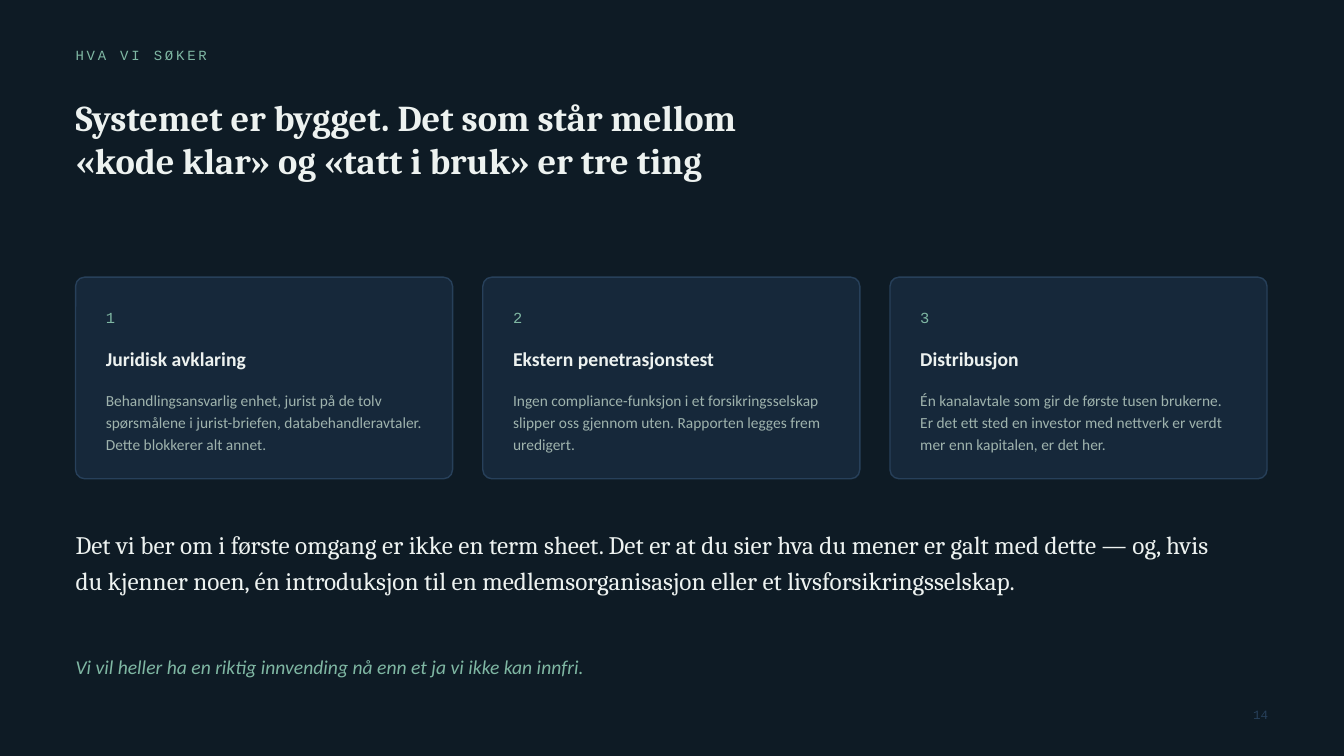
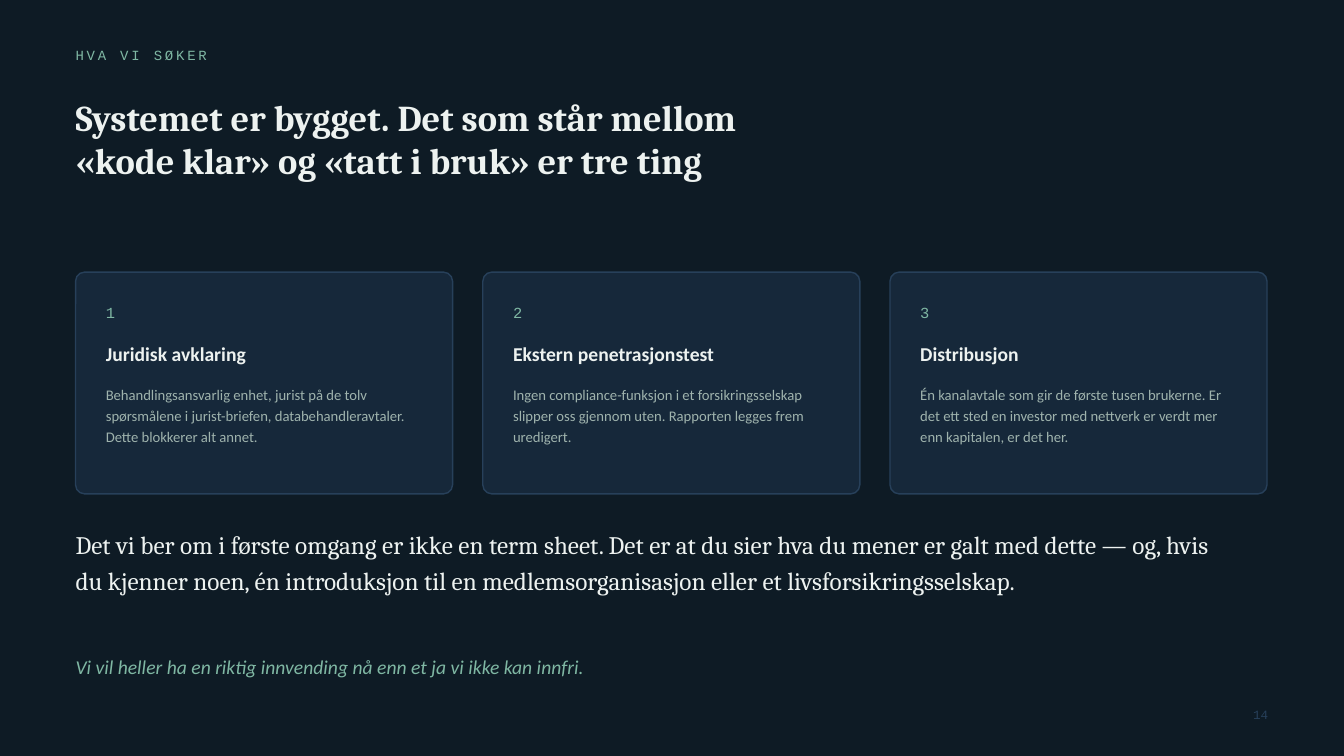
Before and after one commit to jonathanfoss-commits/Eik-sales-repo, a slide deck: slide 14 of livsarkivet/docs/investordekk.pptx. Drawn at 1344x756 pixels with LibreOffice and Linux fonts; fonts in the diff are those of the drawing. Boxes give left, top, right and bottom in pixels: in the first picture for what was removed or moved away, otherwise in the second. Text is boxed around its words. In the diff, an @@ line names an element or a change of style, - is before the commit and + after.

```diff
--- a/livsarkivet/docs/investordekk.pptx
+++ b/livsarkivet/docs/investordekk.pptx
@@ rounded rectangle: place and size @@
-rounded rectangle at [76,277,453,479]
+rounded rectangle at [76,272,453,494]
@@ rounded rectangle: place and size @@
-rounded rectangle at [483,277,860,479]
+rounded rectangle at [483,272,860,494]
@@ proportions changed in 3 elements at [76,272,453,494], [483,272,860,494], [890,272,1267,494] @@
@@ rounded rectangle: place and size @@
-rounded rectangle at [890,277,1267,479]
+rounded rectangle at [890,272,1267,494]
@@ 6 texts: place and size @@
-6 texts at [106,313,1018,370]
+6 texts at [106,308,1018,365]
@@ size 11 to 10.5 pt; line spacing 15.6pt to 14.9pt in 3 elements at [106,389,405,442], [513,390,803,445], [920,388,1221,444] @@
```
Also in this commit, not shown: 9 other slides changed.
